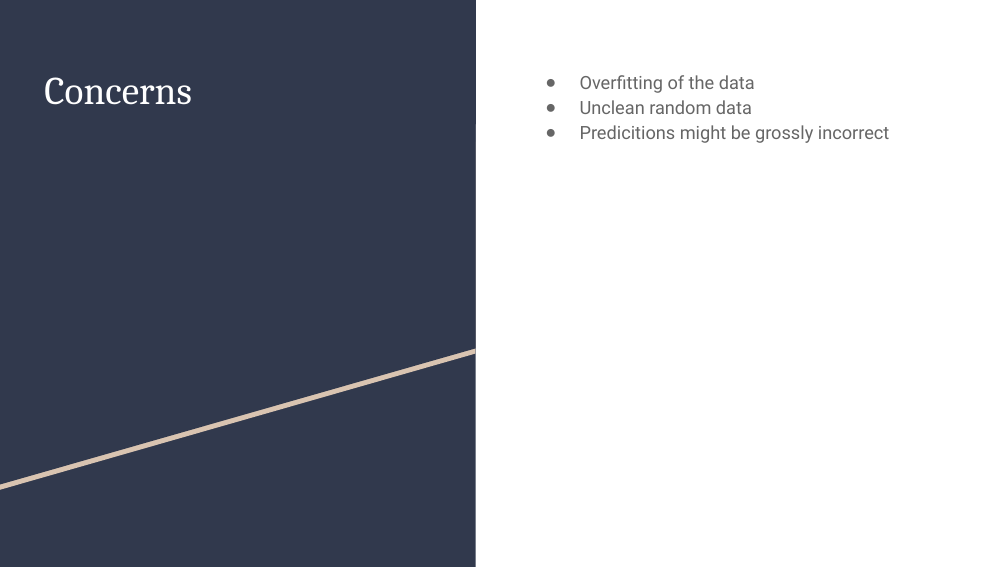
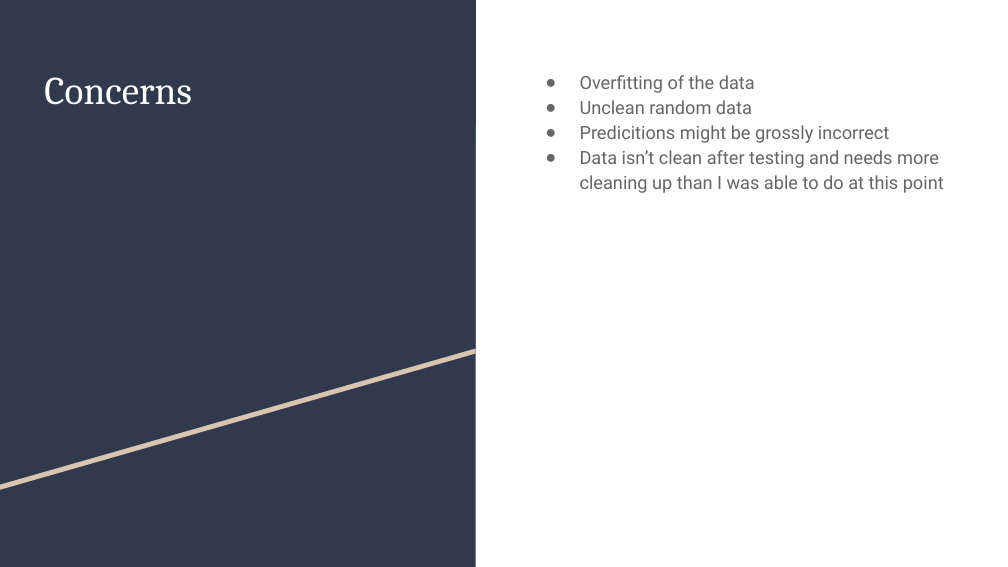
Before and after one commit to RachanaJolin/Machine-Learning-Final-Project-, a slide deck: slide 7 of Machine Learning Final Project.pptx. Drawn at 1008x567 pixels with LibreOffice and Linux fonts; fonts in the diff are those of the drawing. Boxes give left, top, right and bottom in pixels: in the first picture for what was removed or moved away, otherwise in the second. Text is boxed around its words. In the diff, an @@ line names an element or a change of style, - is before the commit and + after.

```diff
--- a/Machine Learning Final Project.pptx
+++ b/Machine Learning Final Project.pptx
@@ text at <box>580,150,944,193</box>: paragraph added @@
+● Data isn’t clean after testing and needs more cleaning up than I was able to do at this point
```
